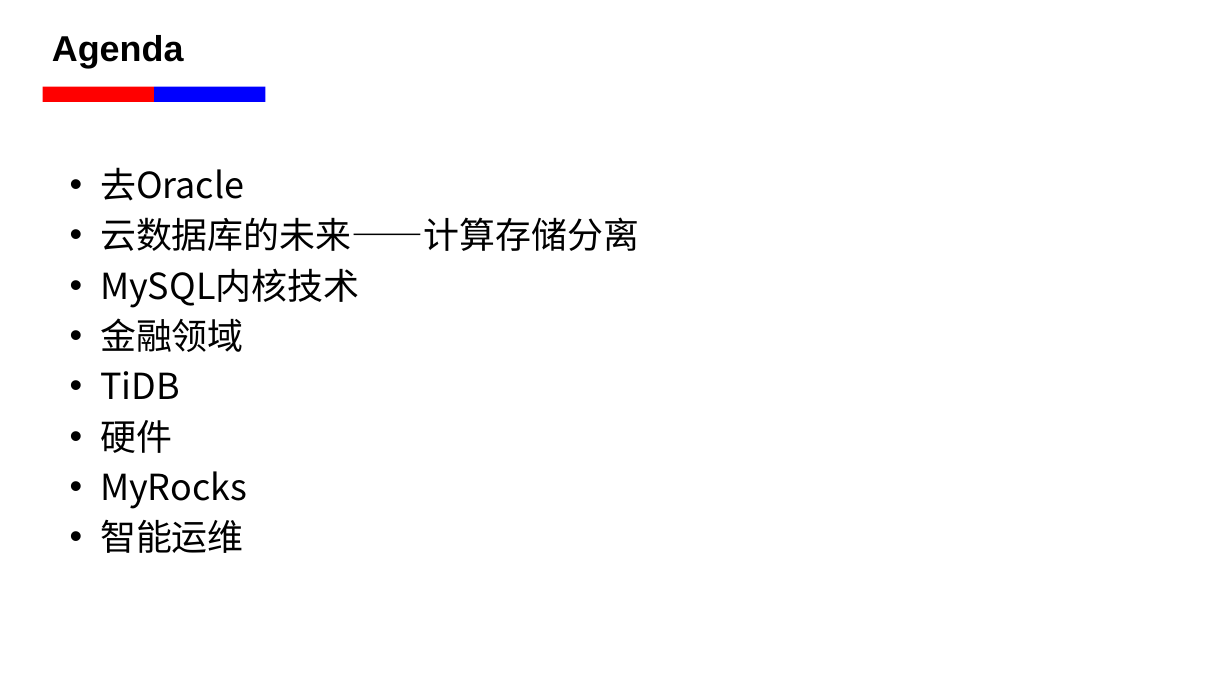
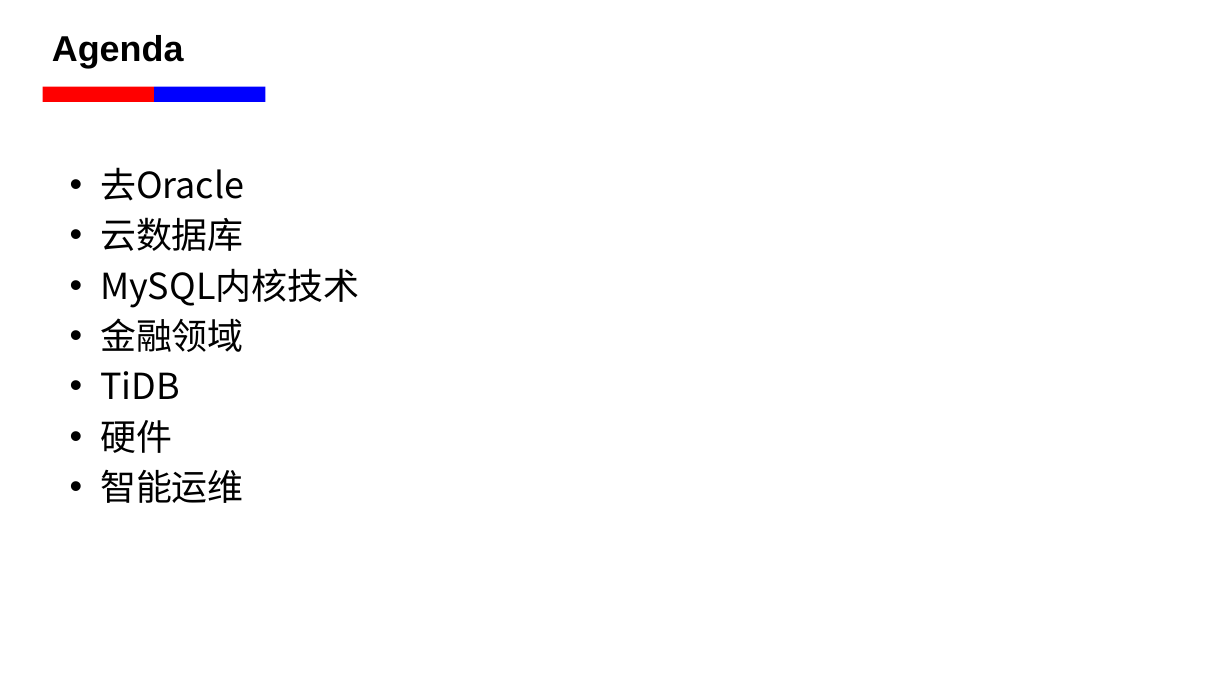
Before and after one commit to wisehead/techblog, a slide deck: slide 2 of database/MySQL/DTCC2019Share/DTCC2019_Share_V0.2.pptx. Drawn at 1232x693 pixels with LibreOffice and Linux fonts; fonts in the diff are those of the drawing. Boxes give left, top, right and bottom in pixels: in the first picture for what was removed or moved away, otherwise in the second. Text is boxed around its words. In the diff, an @@ line names an element or a change of style, - is before the commit and + after.

```diff
--- a/database/MySQL/DTCC2019Share/DTCC2019_Share_V0.2.pptx
+++ b/database/MySQL/DTCC2019Share/DTCC2019_Share_V0.2.pptx
@@ text at [100,217,244,251]: text changed @@
-• 云数据库的未来——计算存储分离
+• 云数据库
@@ text at [100,471,247,509]: paragraph removed @@
-• MyRocks
```
Also in this commit, not shown: 4 other files.
